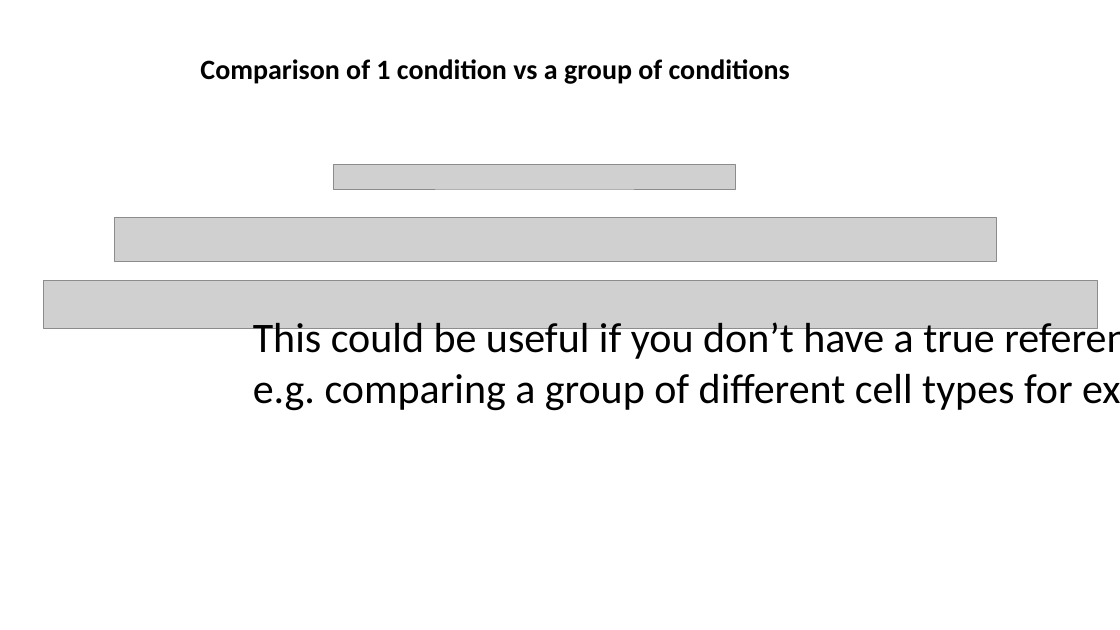
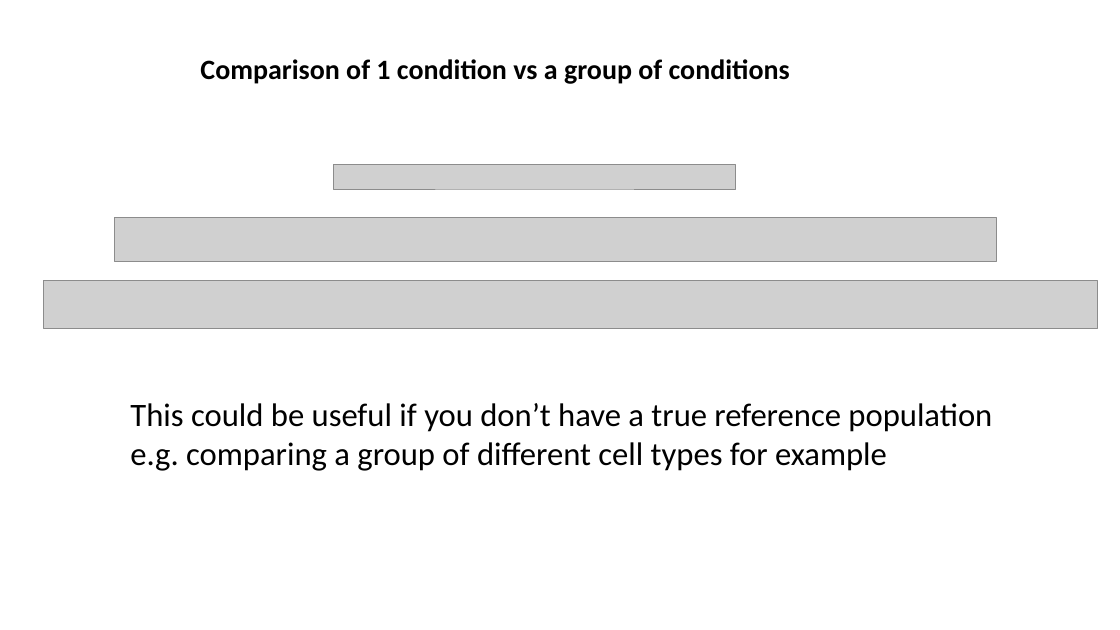
Before and after one commit to jraab/GNET749_RNAseq, a slide deck: slide 27 of lectures/2023_GNET749_Lecture6_Batch_ExpDesign.pptx. Drawn at 1120x630 pixels with LibreOffice and Linux fonts; fonts in the diff are those of the drawing; grey boxes stand for pictures. Boxes give left, top, right and bottom in pixels: in the first picture for what was removed or moved away, otherwise in the second. Text is boxed around its words. In the diff, an @@ line names an element or a change of style, - is before the commit and + after.

```diff
--- a/lectures/2023_GNET749_Lecture6_Batch_ExpDesign.pptx
+++ b/lectures/2023_GNET749_Lecture6_Batch_ExpDesign.pptx
@@ text "This could be useful if ...": place and size @@
-text "This could be useful if ..." at bbox=[253, 318, 1073, 411]
+text "This could be useful if ..." at bbox=[130, 403, 992, 471]
@@ text "This could be useful if ..." at bbox=[130, 403, 992, 471]: size 36 to 28 pt @@
```
Also in this commit, not shown: 15 other slides changed, 1 slide added, 2 slides removed, 7 other files.
